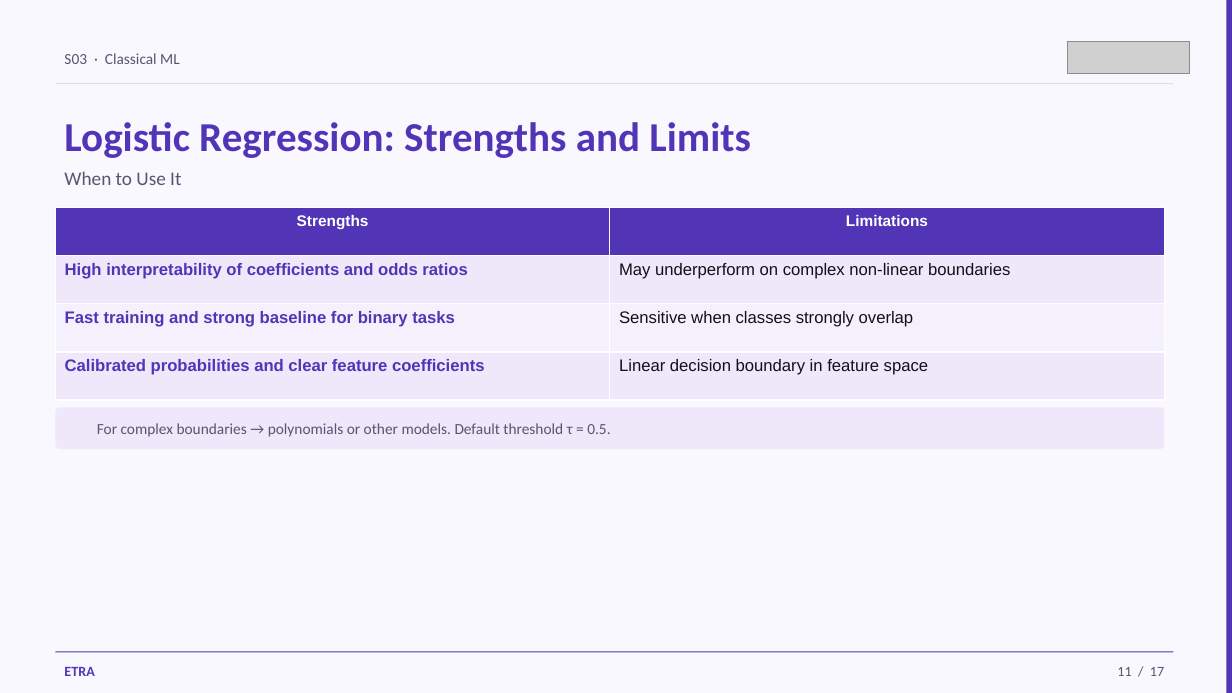
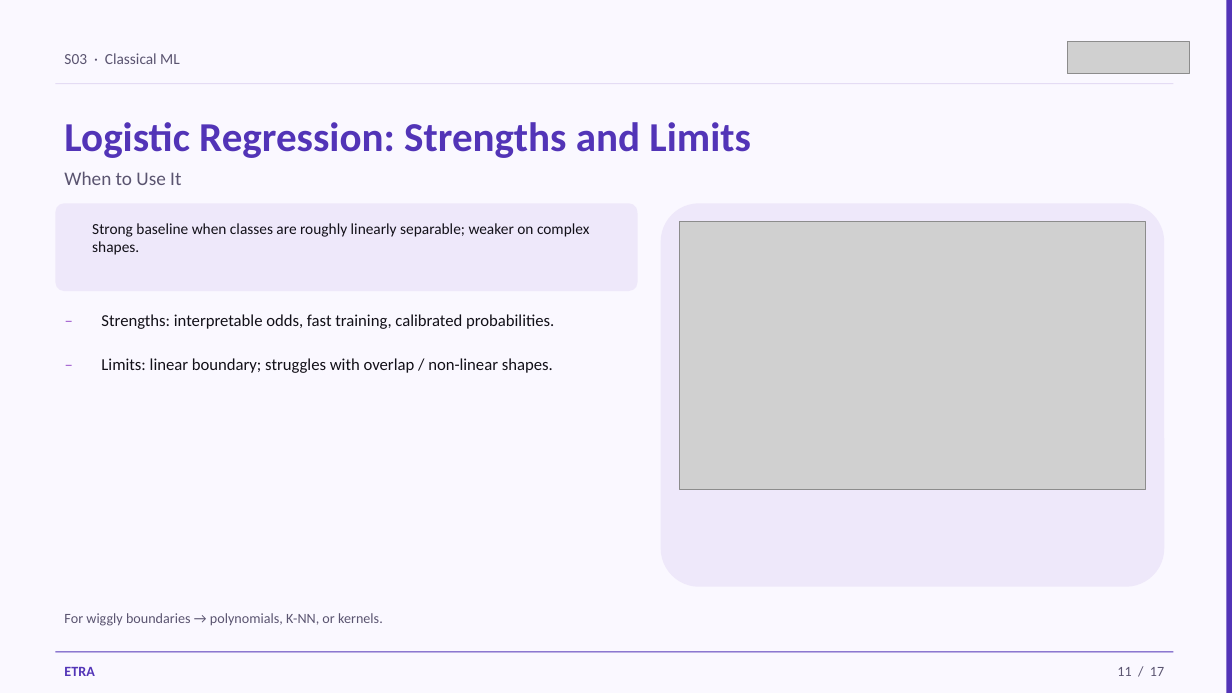
Before and after one commit to iksasa15/AI-ML, a slide deck: slide 11 of web-presentation/pdf-exports/Week1-Session3-Classification-Basics.pptx. Drawn at 1232x693 pixels with LibreOffice and Linux fonts; fonts in the diff are those of the drawing; grey boxes stand for pictures. Boxes give left, top, right and bottom in pixels: in the first picture for what was removed or moved away, otherwise in the second. Text is boxed around its words. In the diff, an @@ line names an element or a change of style, - is before the commit and + after.

```diff
--- a/web-presentation/pdf-exports/Week1-Session3-Classification-Basics.pptx
+++ b/web-presentation/pdf-exports/Week1-Session3-Classification-Basics.pptx
@@ table removed at (55, 208, 1165, 400), 4 rows, 2 columns @@
-Strengths | Limitations
-High interpretability of coefficients and odds ratios | May underperform on complex non-linear boundaries
-Fast training and strong baseline for binary tasks | Sensitive when classes strongly overlap
-Calibrated probabilities and clear feature coefficients | Linear decision boundary in feature space
@@ rounded rectangle added at (55, 203, 638, 291), fill #EEE8FA @@
@@ rounded rectangle added at (661, 203, 1165, 587), fill #EEE8FA @@
@@ text added at (92, 223, 589, 255), 12 pt, text #121018 @@
+Strong baseline when classes are roughly linearly separable; weaker on complex shapes.
@@ picture added at (679, 222, 1146, 490) @@
@@ text added at (55, 305, 88, 342), 13 pt, text #9E59CD @@
+–
@@ text added at (101, 314, 554, 329), 13 pt, text #121018 @@
+Strengths: interpretable odds, fast training, calibrated probabilities.
@@ text added at (55, 349, 88, 386), 13 pt, text #9E59CD @@
+–
@@ text added at (101, 358, 553, 373), 13 pt, text #121018 @@
+Limits: linear boundary; struggles with overlap / non-linear shapes.
@@ rounded rectangle removed at (55, 408, 1165, 449) @@
@@ text removed at (97, 423, 610, 437) @@
-For complex boundaries → polynomials or other models. Default threshold τ = 0.5.
@@ text added at (64, 613, 383, 626), 11 pt, text #5A5470 @@
+For wiggly boundaries → polynomials, K-NN, or kernels.
```
Also in this commit, not shown: 11 other slides changed, 2 slides added, 2 slides removed, 4 other files.
